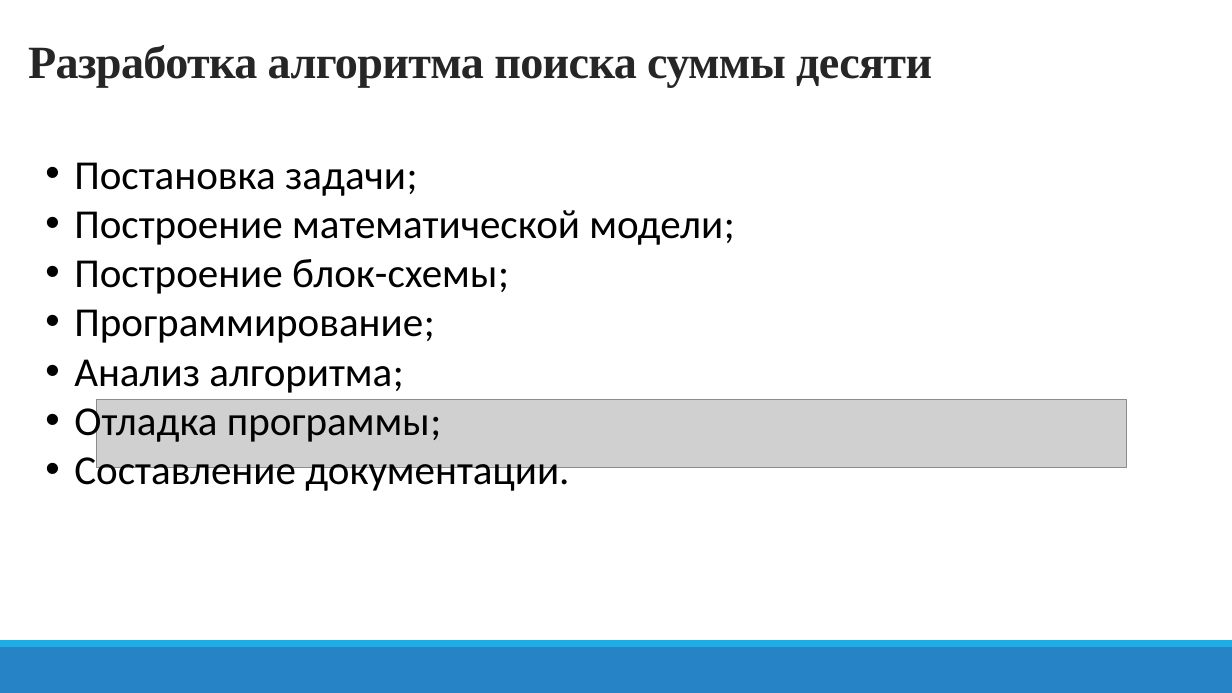
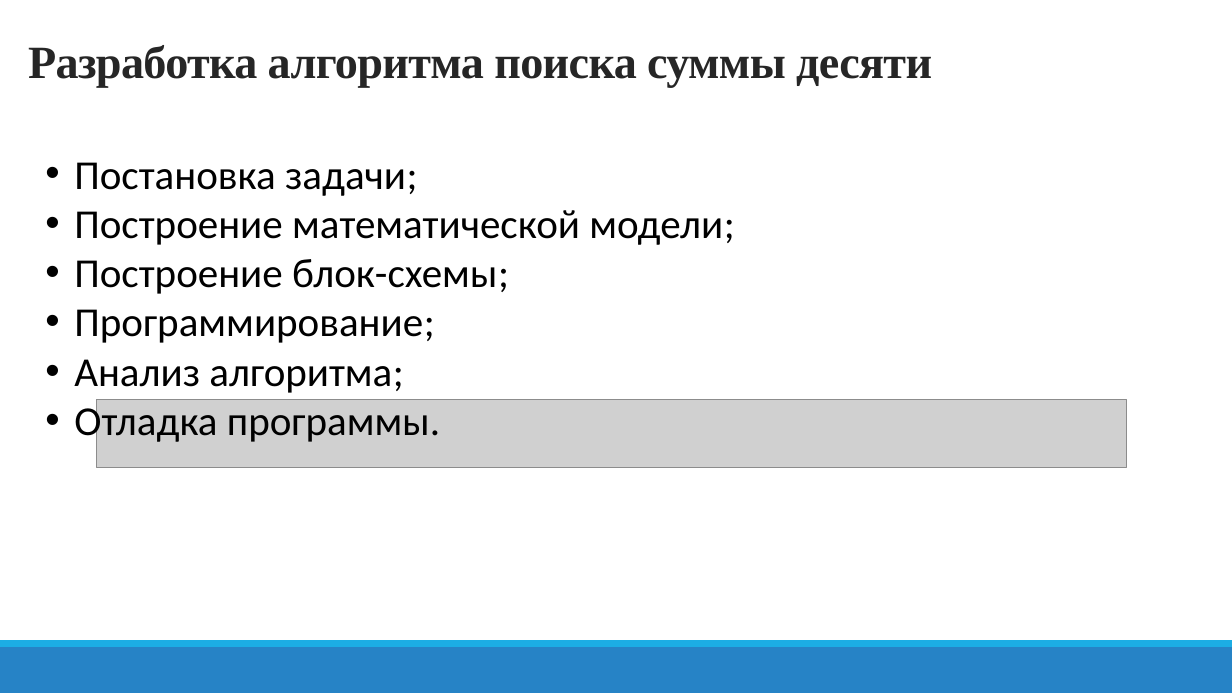
Before and after one commit to ZexaZexaDubrovskiy/courseProject1, a slide deck: slide 5 of 3ИС-2 Дубровский Алексей Михайлович.pptx. Drawn at 1232x693 pixels with LibreOffice and Linux fonts; fonts in the diff are those of the drawing; grey boxes stand for pictures. Boxes give left, top, right and bottom in pixels: in the first picture for what was removed or moved away, otherwise in the second. Text is boxed around its words. In the diff, an @@ line names an element or a change of style, - is before the commit and + after.

```diff
--- a/3ИС-2 Дубровский Алексей Михайлович.pptx
+++ b/3ИС-2 Дубровский Алексей Михайлович.pptx
@@ text at (74,401,440,445): text changed @@
-• Отладка программы;
-• Составление документации.
+• Отладка программы.
```
Also in this commit, not shown: 1 other slide changed, 1 slide added, 1 other file.
